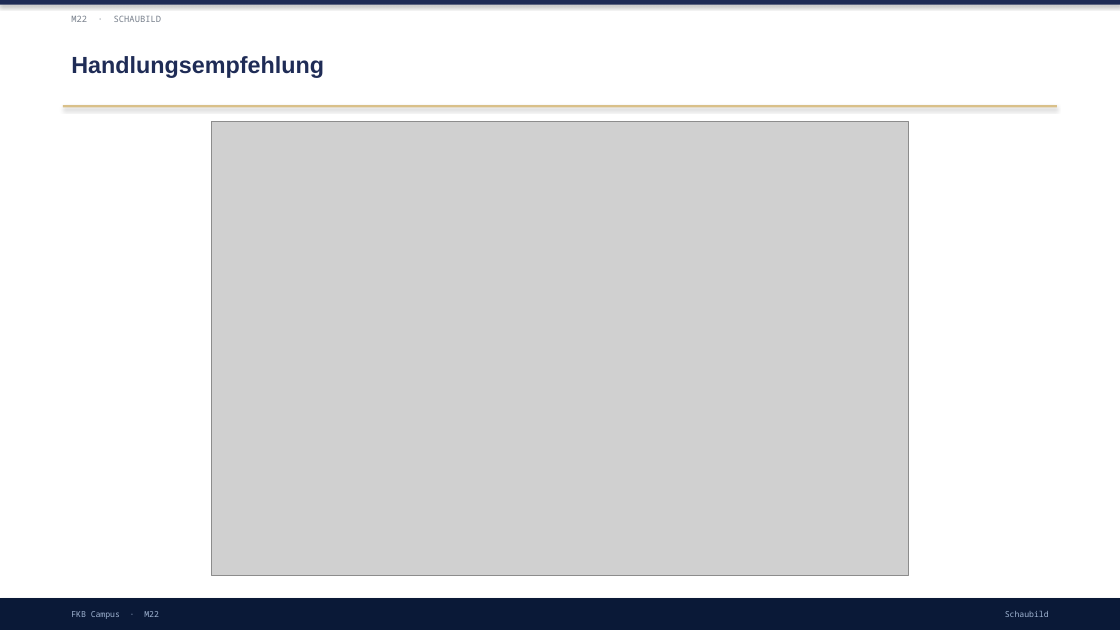
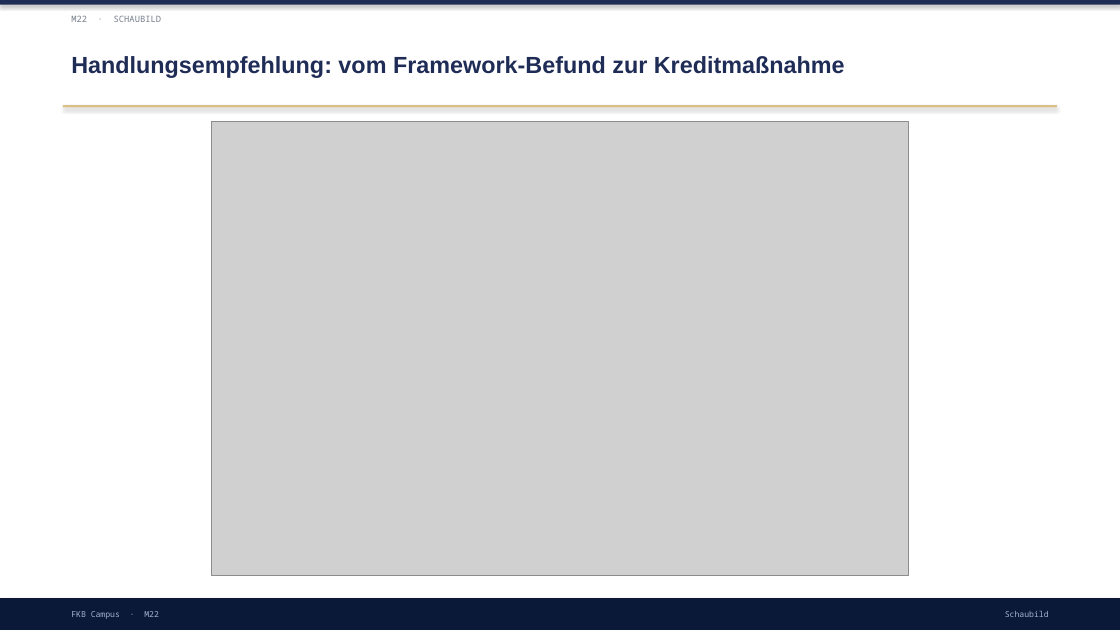
Before and after one commit to ck5rqc47pr-byte/firmenkundenakademie-online, a slide deck: slide 18 of protected-downloads/praesentation/M22.pptx. Drawn at 1120x630 pixels with LibreOffice and Linux fonts; fonts in the diff are those of the drawing; grey boxes stand for pictures. Boxes give left, top, right and bottom in pixels: in the first picture for what was removed or moved away, otherwise in the second. Text is boxed around its words. In the diff, an @@ line names an element or a change of style, - is before the commit and + after.

```diff
--- a/protected-downloads/praesentation/M22.pptx
+++ b/protected-downloads/praesentation/M22.pptx
@@ text at (71, 56, 845, 78): text changed @@
-Handlungsempfehlung
+Handlungsempfehlung: vom Framework-Befund zur Kreditmaßnahme
```
Also in this commit, not shown: 10 other slides changed, 5 slides added, 3 slides removed, 1 other file.
